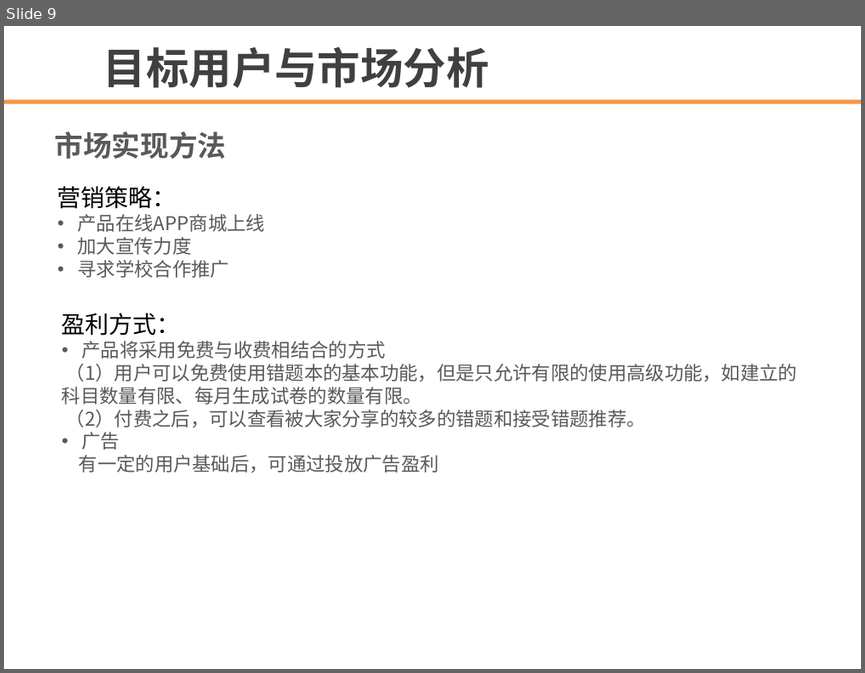
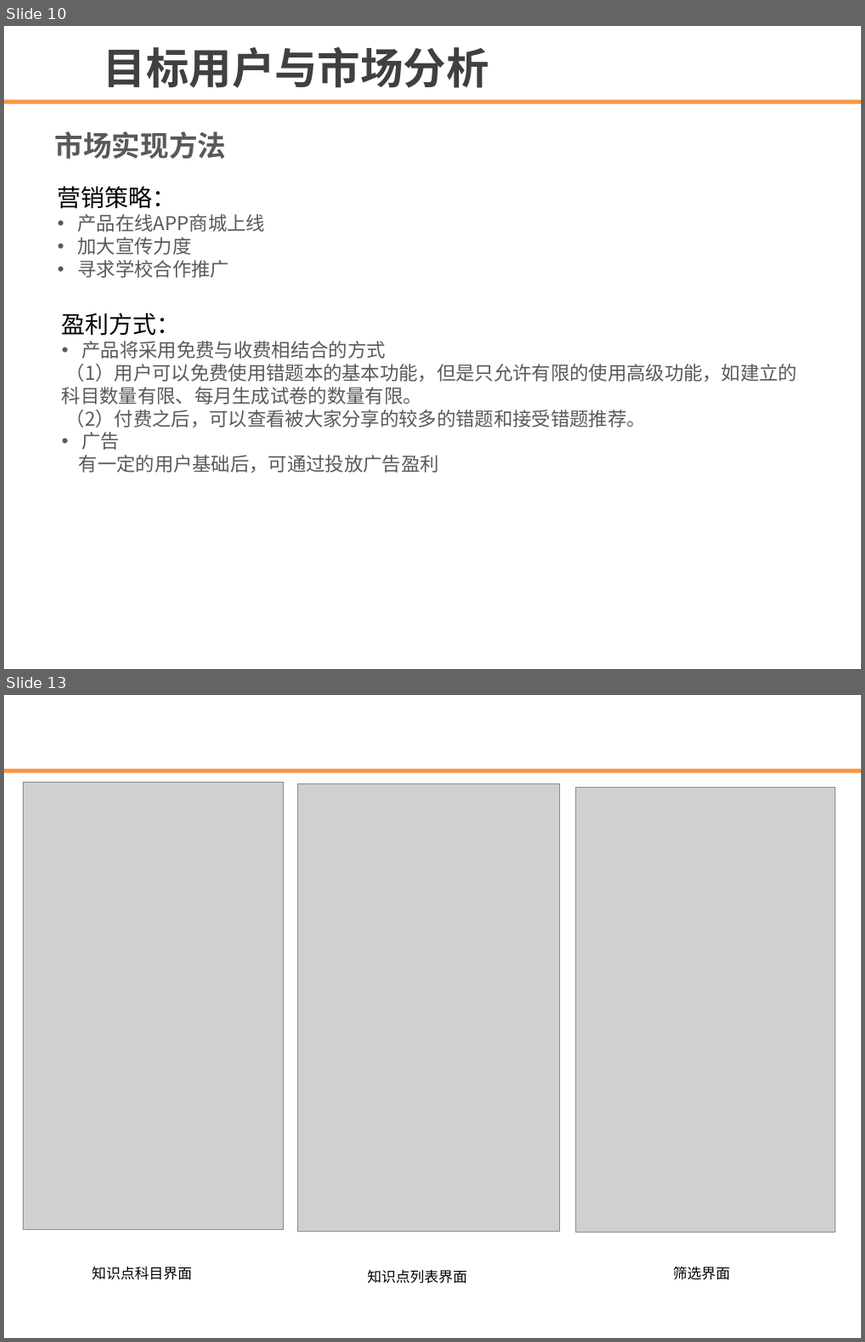
Before and after one commit to biscuit-team/CorrectNote, a slide deck: document/template.ppt. Shown one above the other, each under a label of ours: slide 9 before the commit, slides 10 and 13 after it; the slides between them are not shown. The pictures are 865x673 and 865x1342 pixels, drawn with LibreOffice and Linux fonts; fonts in the diff are those of the drawing; grey boxes stand for pictures; background and template pictures are left out. Boxes give left, top, right and bottom in pixels: in the first picture for what was removed or moved away, otherwise in the second. Text is boxed around its words. In the diff, an @@ line names an element or a change of style, - is before the commit and + after.

```diff
--- a/document/template.ppt
+++ b/document/template.ppt
@@ slide 13 added at box(4, 695, 861, 1338), background #FFFFFF; not listed: 1 template element that a slide beside it also shows @@
@@ picture added at box(23, 783, 284, 1230) @@
@@ picture added at box(297, 784, 559, 1231) @@
@@ picture added at box(575, 787, 835, 1231) @@
@@ text added at box(92, 1266, 192, 1280), 12 pt, text #000000 @@
+知识点科目界面
@@ text added at box(367, 1270, 467, 1283), 12 pt, text #000000 @@
+知识点列表界面
@@ text added at box(673, 1266, 730, 1280), 12 pt, text #000000 @@
+筛选界面
@@ what was slide 9 is now slide 10 @@
```
Also in this commit, not shown: 2 slides changed, 6 other slides added, 14 other files.
